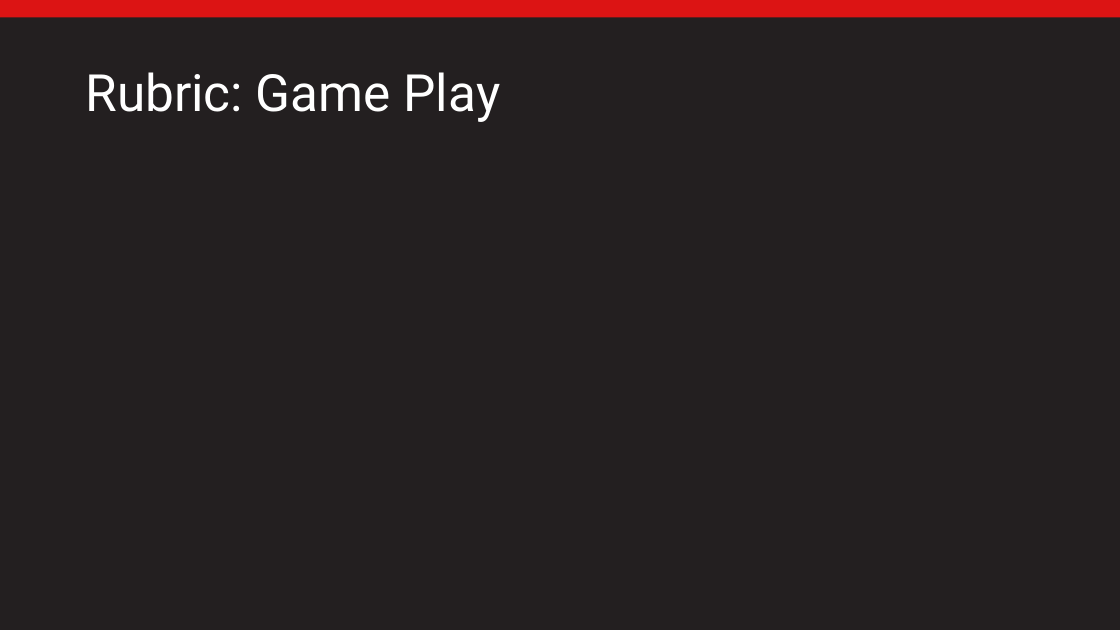
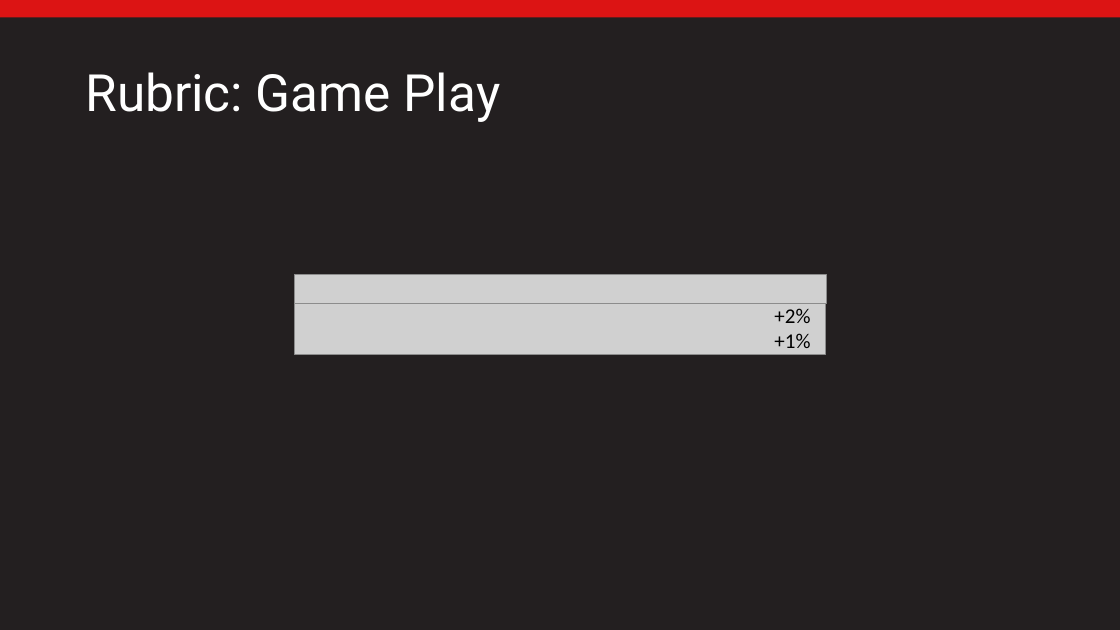
Before and after one commit to egleiser/DemonParasol, a slide deck: slide 12 of documents/Presentations/SegmentPresentation/SegmentPresentation.pptx. Drawn at 1120x630 pixels with LibreOffice and Linux fonts; fonts in the diff are those of the drawing; grey boxes stand for pictures. Boxes give left, top, right and bottom in pixels: in the first picture for what was removed or moved away, otherwise in the second. Text is boxed around its words. In the diff, an @@ line names an element or a change of style, - is before the commit and + after.

```diff
--- a/documents/Presentations/SegmentPresentation/SegmentPresentation.pptx
+++ b/documents/Presentations/SegmentPresentation/SegmentPresentation.pptx
@@ picture added at (x1=294, y1=275, x2=826, y2=304) @@
@@ picture added at (x1=295, y1=301, x2=826, y2=355) @@
@@ text added at (x1=774, y1=308, x2=810, y2=323), 18 pt, text #000000 @@
++2%
@@ text added at (x1=774, y1=333, x2=810, y2=348), 18 pt, text #000000 @@
++1%
```
Also in this commit, not shown: 5 other slides changed, 14 other files.
